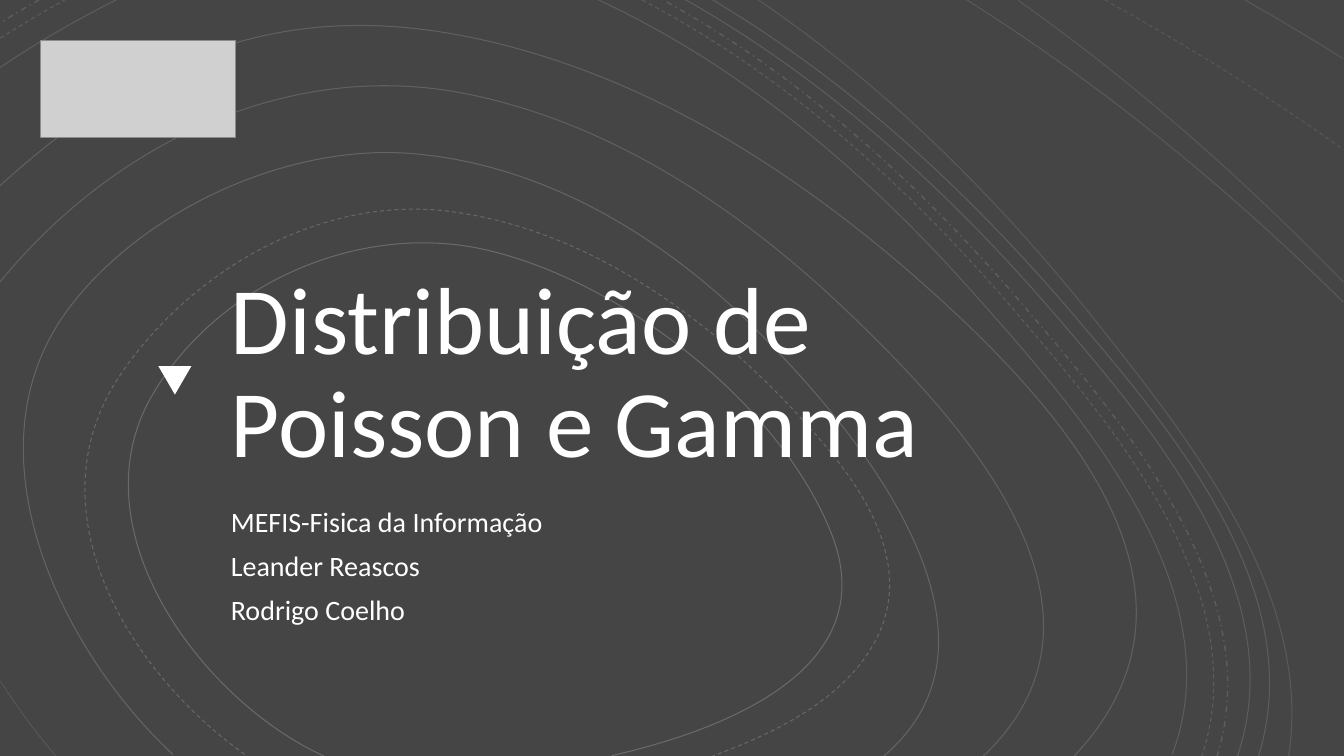
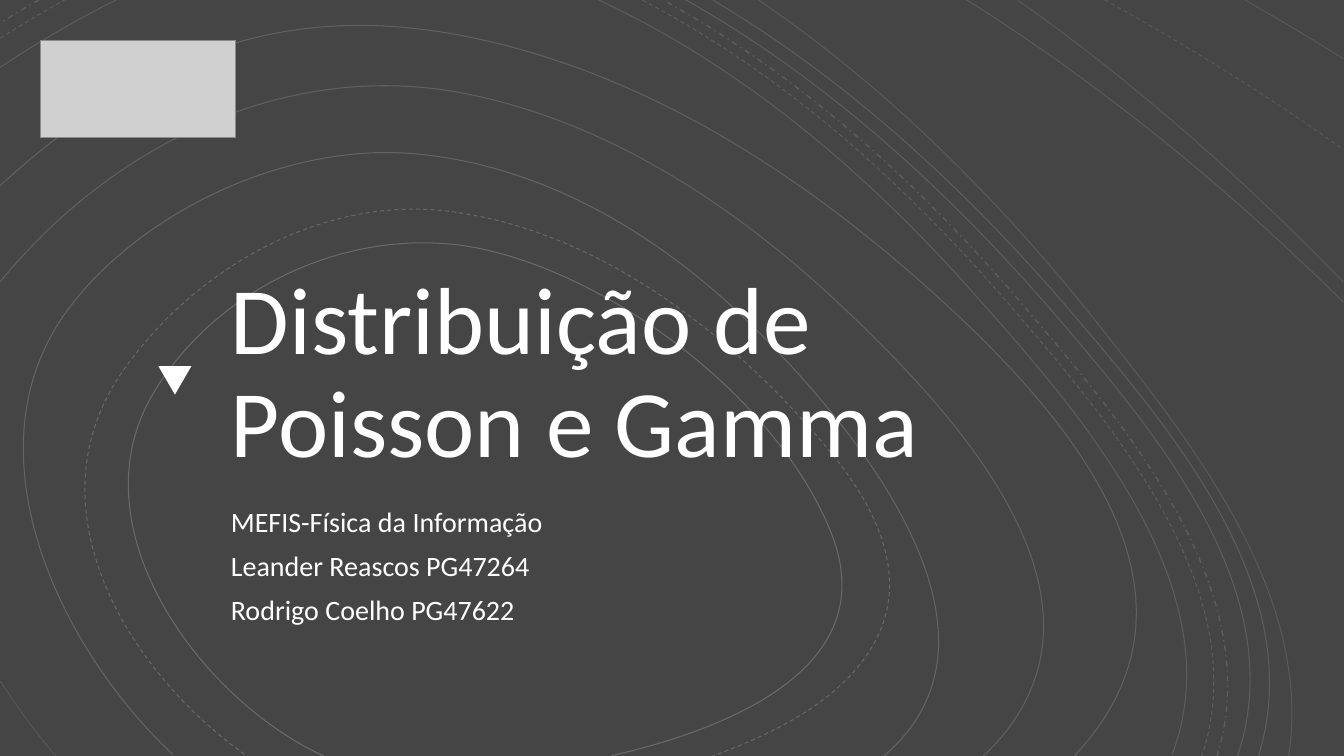
Before and after one commit to RodrigoCoelho7/probabilistic_programming, a slide deck: slide 1 of Short Talks/Poisson and Gamma distributions/Distribuição de Poisson e Gamma.pptx. Drawn at 1344x756 pixels with LibreOffice and Linux fonts; fonts in the diff are those of the drawing; grey boxes stand for pictures. Boxes give left, top, right and bottom in pixels: in the first picture for what was removed or moved away, otherwise in the second. Text is boxed around its words. In the diff, an @@ line names an element or a change of style, - is before the commit and + after.

```diff
--- a/Short Talks/Poisson and Gamma distributions/Distribuição de Poisson e Gamma.pptx
+++ b/Short Talks/Poisson and Gamma distributions/Distribuição de Poisson e Gamma.pptx
@@ subtitle at (231,512,543,625): text changed @@
-MEFIS-Fisica da Informação
-Leander Reascos
-Rodrigo Coelho
+MEFIS-Física da Informação
+Leander Reascos PG47264
+Rodrigo Coelho PG47622
```
Also in this commit, not shown: 5 other slides changed, 2 slides added, 1 slide removed.
